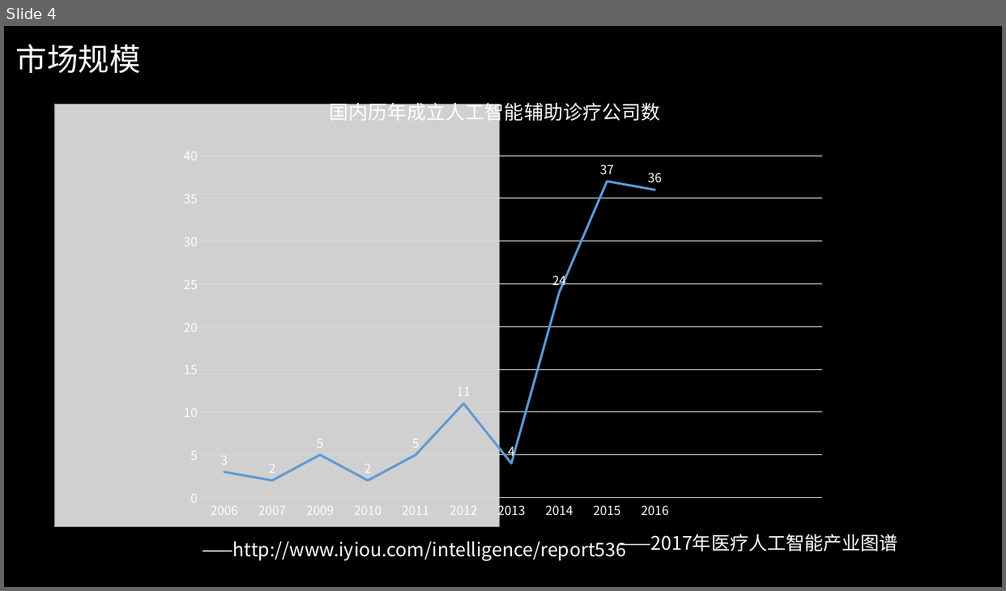
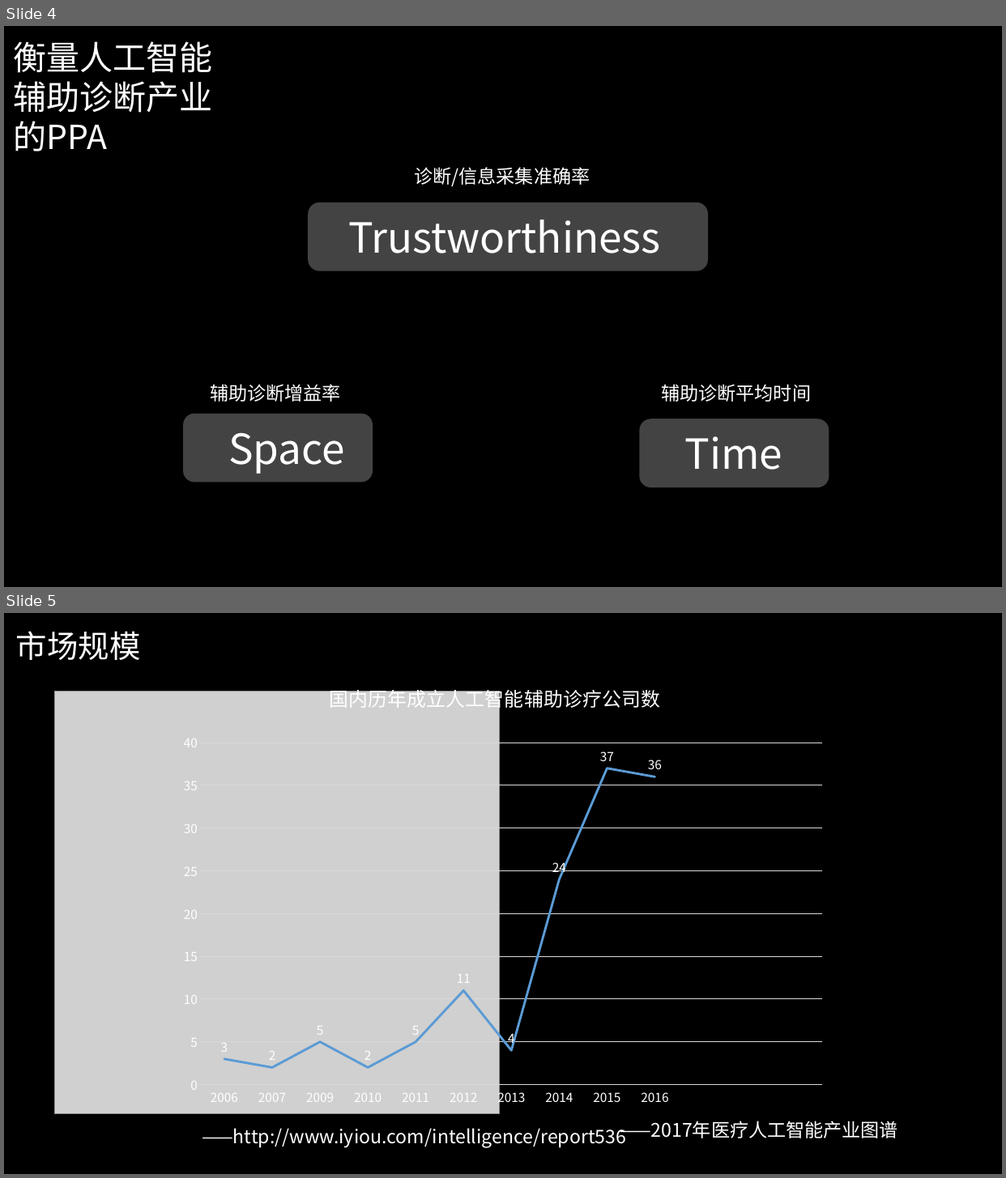
Before and after one commit to LouiValley/Global-Industry-and-Technology-Strategy-2017, a slide deck: weekly_report/group3/第三组第四周学习报告.pptx. Shown one above the other, each under a label of ours: slide 4 before the commit, slides 4 and 5 after it. The pictures are 1006x591 and 1006x1178 pixels, drawn with LibreOffice and Linux fonts; fonts in the diff are those of the drawing; grey boxes stand for pictures. Boxes give left, top, right and bottom in pixels: in the first picture for what was removed or moved away, otherwise in the second. Text is boxed around its words. In the diff, an @@ line names an element or a change of style, - is before the commit and + after.

Commit message:
更新产业PPA

```diff
--- a/weekly_report/group3/第三组第四周学习报告.pptx
+++ b/weekly_report/group3/第三组第四周学习报告.pptx
@@ slide 4 added at box(4, 26, 1002, 587), background #000000 @@
@@ text added at box(14, 41, 213, 152), 32 pt, text #FFFFFF @@
+衡量人工智能辅助诊断产业
+的PPA
@@ text added at box(414, 167, 590, 186), 18 pt, text #FFFFFF @@
+诊断/信息采集准确率
@@ rounded rectangle added at box(308, 203, 708, 271), fill #808080 at 53% opacity @@
@@ text added at box(349, 220, 661, 254), 40 pt, text #FFFFFF @@
+Trustworthiness
@@ text added at box(210, 384, 341, 402), 18 pt, text #FFFFFF @@
+辅助诊断增益率
@@ text added at box(661, 384, 811, 402), 18 pt, text #FFFFFF @@
+辅助诊断平均时间
@@ rounded rectangle added at box(183, 414, 373, 483), fill #808080 at 53% opacity @@
@@ text added at box(228, 433, 345, 474), 40 pt, text #FFFFFF @@
+Space
@@ rounded rectangle added at box(640, 419, 829, 488), fill #808080 at 53% opacity @@
@@ text added at box(685, 437, 783, 470), 40 pt, text #FFFFFF @@
+Time
@@ what was slide 4 is now slide 5 @@
```
Also in this commit, not shown: 1 other slide added.
